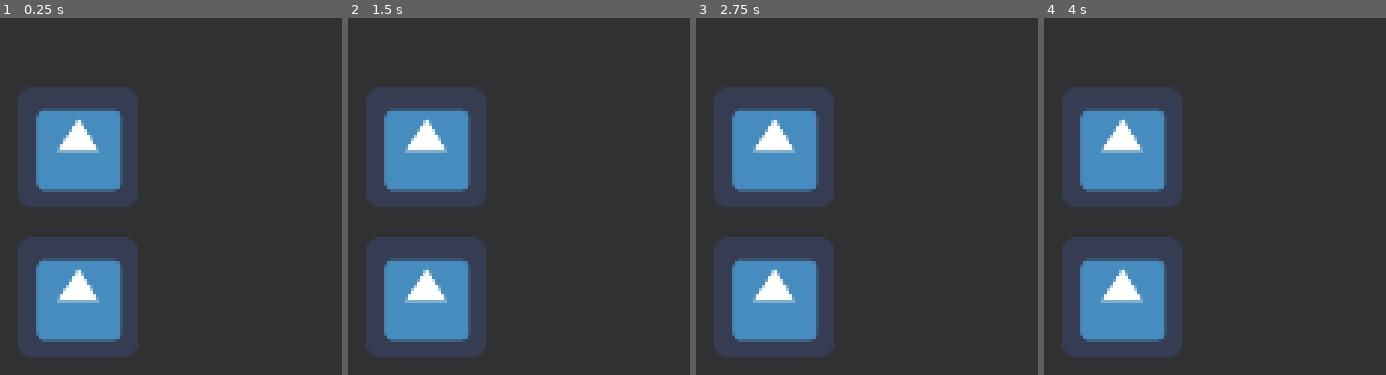
Above: before the commit, frames 1-4 (left to right).
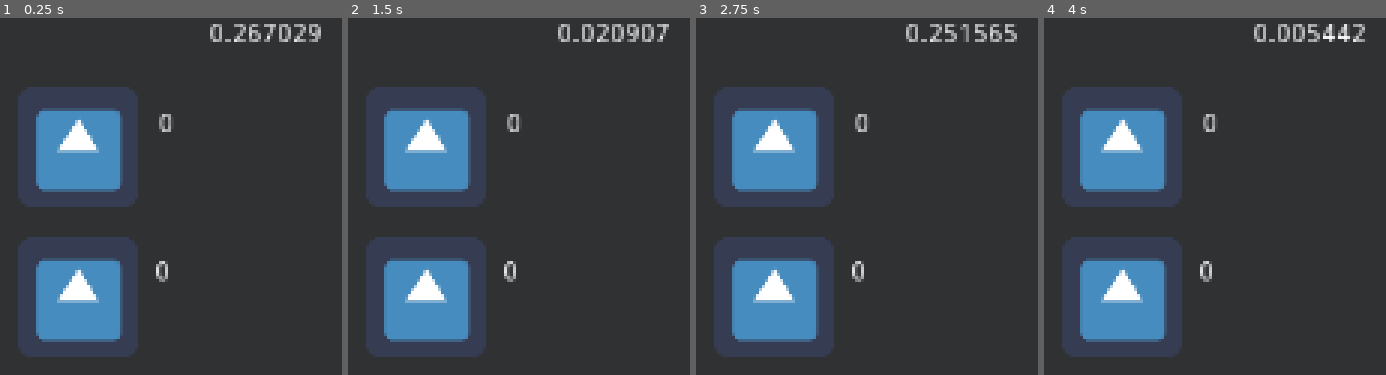
Above: after the commit, the same moments.

Repository: geequlim-godot-related/gamejam2018
Game: Godot game, scene res://scenes/main/main.tscn
The game is run twice, just before and just after one commit, with the same random seed, the same clock (stepped at 60 frames per second) and the same inputs. The engine's default icon, where the game draws it, is replaced by a stand-in: a white triangle on a blue panel in a dark square.
Inputs:
- Up to frame 1 (0.25 s): no input
- Up to frame 2 (1.5 s): tap Enter at 0.5 s; hold Right (ui_right) 0.53-1.28 s; tap Space (ui_select) at 0.77, 1.25 s; hold Left (ui_left) from 1.28 s (still down)
- Up to frame 3 (2.75 s): tap Space (ui_select) at 1.52 s; tap Enter at 2 s; release Left (ui_left) at 2.03 s; hold Right (ui_right) from 2.03 s (still down)
- Up to frame 4 (4 s): tap Space (ui_select) at 2.75, 3.02, 3.77 s; tap Enter at 3.5 s; release Right (ui_right) at 3.53 s; hold Left (ui_left) from 3.53 s (still down)

The runs differ from the first frame. In frame 1, 1.2% of the frame differs, in the area x 45-94%, y 1-74%; in frame 2, 1.2%; in frame 3, 1.1%; in frame 4, 1.2%.
Error before the commit: Parse Error: Variable "combo" already exists in this class (at line: 13). (res://scripts/level.gd:15)
Error after the commit: Invalid get index 'btAny' (on base: 'GDScript'). (res://scripts/action.gd:6)

Commit message:
新增方块/正确节拍/按键评价

Diff:
--- a/scenes/main/main.tscn
+++ b/scenes/main/main.tscn
@@ -60,6 +60,7 @@
 
 [node name="ScoreTexture" type="TextureRect" parent="UI" index="0"]
 
+editor/display_folded = true
 anchor_left = 0.0
 anchor_top = 0.0
 anchor_right = 0.0
@@ -106,6 +107,7 @@
 
 [node name="ComboTexture" type="TextureRect" parent="UI" index="1"]
 
+editor/display_folded = true
 anchor_left = 0.0
 anchor_top = 0.0
 anchor_right = 0.0
@@ -149,3 +151,17 @@
 scroll_following = false
 selection_enabled = false
 override_selected_font_color = false
+
+[node name="NPC" type="Control" parent="." index="3"]
+
+anchor_left = 0.0
+anchor_top = 0.0
+anchor_right = 0.0
+anchor_bottom = 0.0
+margin_right = 40.0
+margin_bottom = 40.0
+rect_pivot_offset = Vector2( 0, 0 )
+mouse_filter = 0
+mouse_default_cursor_shape = 0
+size_flags_horizontal = 1
+size_flags_vertical = 1
--- a/scripts/action.gd
+++ b/scripts/action.gd
@@ -5,6 +5,7 @@
 var time = 0
 var key = Constants.btAny
 var disposed = false
+var npc_disposed = false
 var header = false
 
 # 处理事件, 返回得分
@@ -14,6 +15,12 @@
 		if time_offset <= ACCEPT_DURATION:
 			disposed = true
 			return calculate_score(time_offset)
+
+	if not npc_disposed:
+		var time_offset = abs(p_time - time)
+		if time_offset <= ACCEPT_DURATION:
+			print("npc抖脚:")
+			npc_disposed = true
 	return 0
 
 func calculate_score(p_time_offset):
--- a/scripts/level.gd
+++ b/scripts/level.gd
@@ -10,7 +10,6 @@
 var time = 0
 var bgm_stream = null
 var bgm_offset = 10.0
-var combo = 0
 
 var combo = 0
 var combo_score = 10
